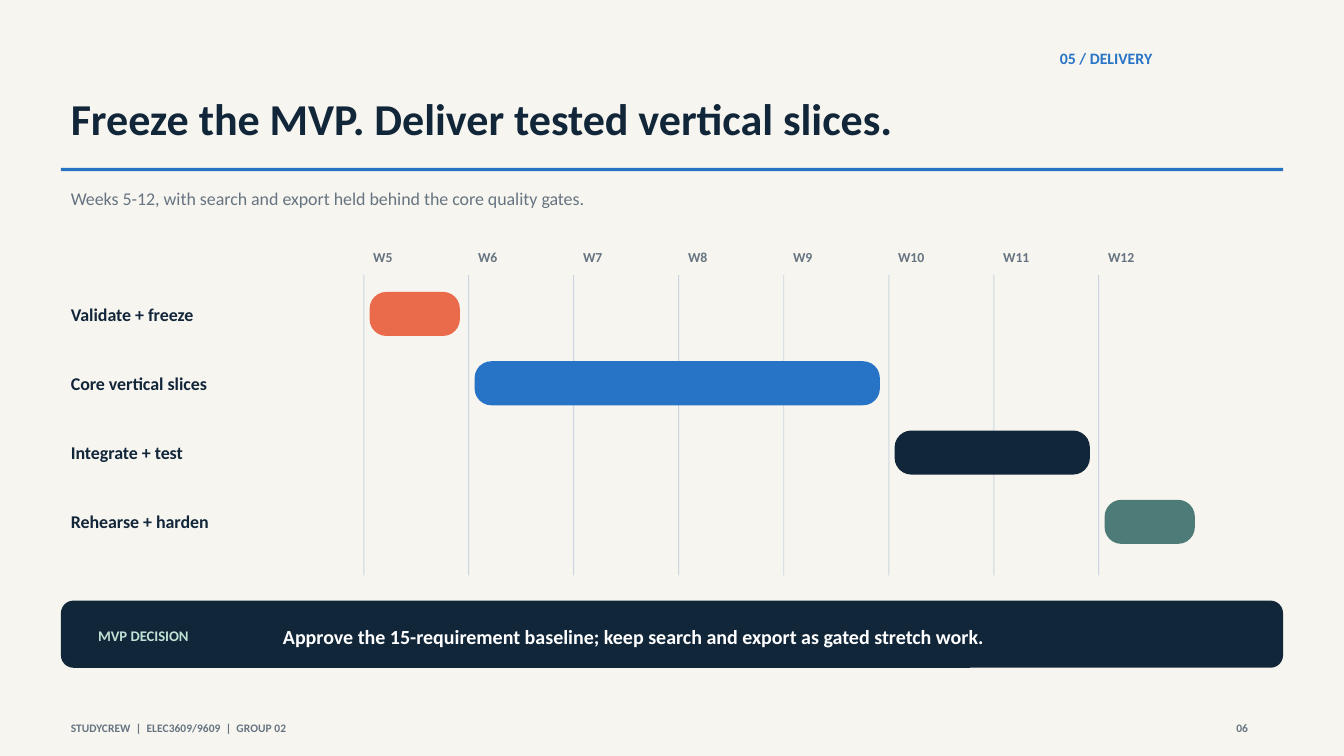
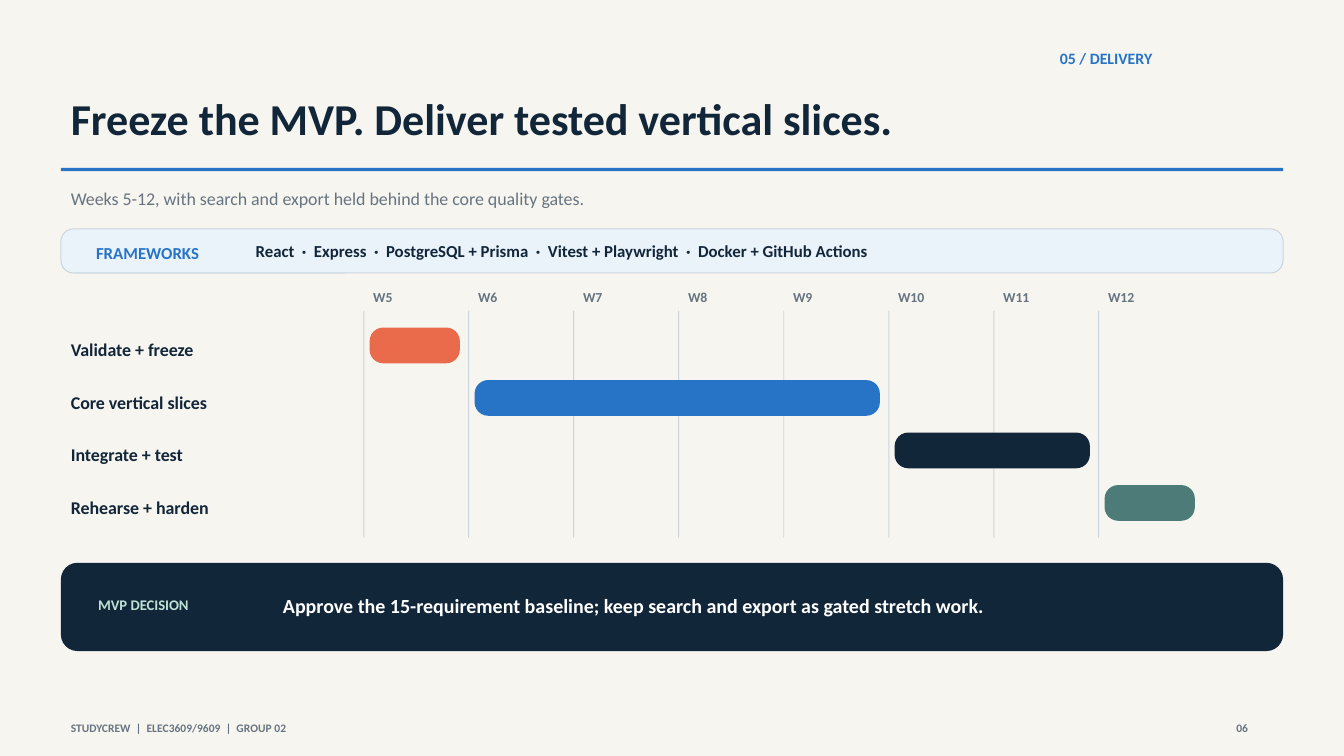
Before and after one commit to DakotaWu-833/StudyCrew-, a slide deck: slide 6 of deliverables/StudyCrew_Milestone_Presentation.pptx. Drawn at 1344x756 pixels with LibreOffice and Linux fonts; fonts in the diff are those of the drawing. Boxes give left, top, right and bottom in pixels: in the first picture for what was removed or moved away, otherwise in the second. Text is boxed around its words. In the diff, an @@ line names an element or a change of style, - is before the commit and + after.

Commit message:
docs: align final-minute pitch with rubric

```diff
--- a/deliverables/StudyCrew_Milestone_Presentation.pptx
+++ b/deliverables/StudyCrew_Milestone_Presentation.pptx
@@ rounded rectangle added at (60,229,1282,273), fill #EAF2FA, outline #CBD5DF 0.75 pt @@
@@ text added at (96,248,199,259), 12 pt, text #2774C7, bold @@
+FRAMEWORKS
@@ text added at (256,245,868,260), 12 pt, text #12263A, bold @@
+React · Express · PostgreSQL + Prisma · Vitest + Playwright · Docker + GitHub Actions
@@ 8 texts: place and size @@
-8 texts at (373,252,1134,262)
+8 texts at (373,292,1134,302)
@@ rectangle: place and size @@
-rectangle at (363,275,364,576)
+rectangle at (363,311,364,537)
@@ rounded rectangle: place and size @@
-rounded rectangle at (370,292,461,337)
+rounded rectangle at (370,328,461,363)
@@ rectangle: place and size @@
-rectangle at (469,275,470,576)
+rectangle at (469,311,470,537)
@@ rectangle: place and size @@
-rectangle at (574,275,575,576)
+rectangle at (574,311,575,537)
@@ rectangle: place and size @@
-rectangle at (679,275,680,576)
+rectangle at (679,311,680,537)
@@ rectangle: place and size @@
-rectangle at (783,275,784,576)
+rectangle at (783,311,784,537)
@@ rectangle: place and size @@
-rectangle at (888,275,889,576)
+rectangle at (888,311,889,537)
@@ rectangle: place and size @@
-rectangle at (993,275,994,576)
+rectangle at (993,311,994,537)
@@ rectangle: place and size @@
-rectangle at (1099,275,1100,576)
+rectangle at (1099,311,1100,537)
@@ text "Validate + freeze": place and size @@
-text "Validate + freeze" at (71,308,193,321)
+text "Validate + freeze" at (71,343,193,356)
@@ text "Core vertical slices": place and size @@
-text "Core vertical slices" at (71,377,207,390)
+text "Core vertical slices" at (71,396,207,409)
@@ rounded rectangle: place and size @@
-rounded rectangle at (475,361,880,405)
+rounded rectangle at (475,380,880,415)
@@ rounded rectangle: place and size @@
-rounded rectangle at (895,431,1091,475)
+rounded rectangle at (895,433,1091,468)
@@ text "Rehearse + harden": place and size @@
-text "Rehearse + harden" at (71,515,209,528)
+text "Rehearse + harden" at (71,501,209,514)
@@ rounded rectangle: place and size @@
-rounded rectangle at (1105,500,1196,544)
+rounded rectangle at (1105,485,1196,520)
@@ rounded rectangle: place and size @@
-rounded rectangle at (60,601,1282,668)
+rounded rectangle at (60,563,1282,651)
@@ text "MVP DECISION": place and size @@
-text "MVP DECISION" at (98,631,189,641)
+text "MVP DECISION" at (98,600,189,610)
@@ text "Approve the 15-requirement baseline; keep ...": place and size @@
-text "Approve the 15-requirement baseline; keep ..." at (283,630,983,648)
+text "Approve the 15-requirement baseline; keep ..." at (283,599,983,617)
```
Also in this commit, not shown: 1 other slide changed, 2 other files.
